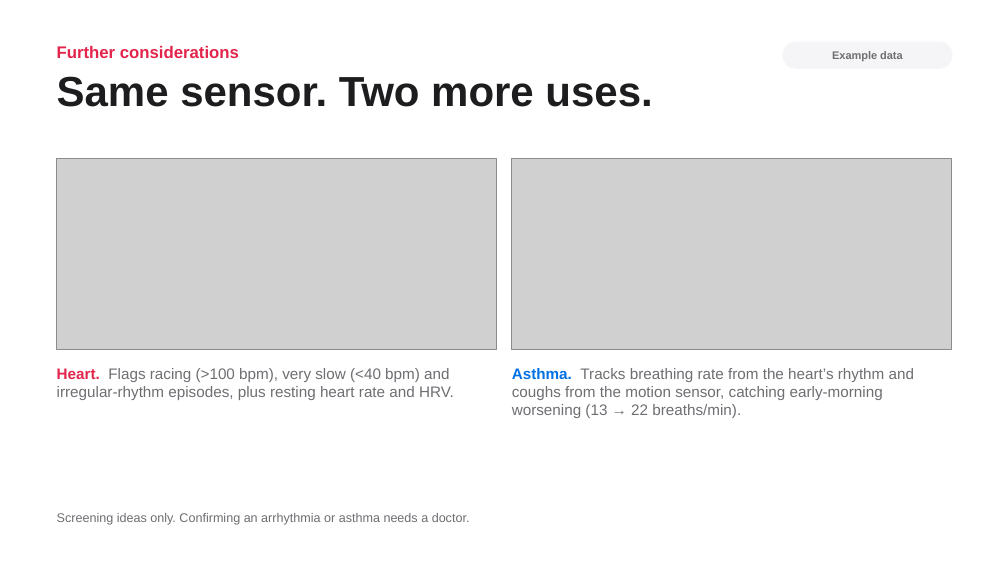
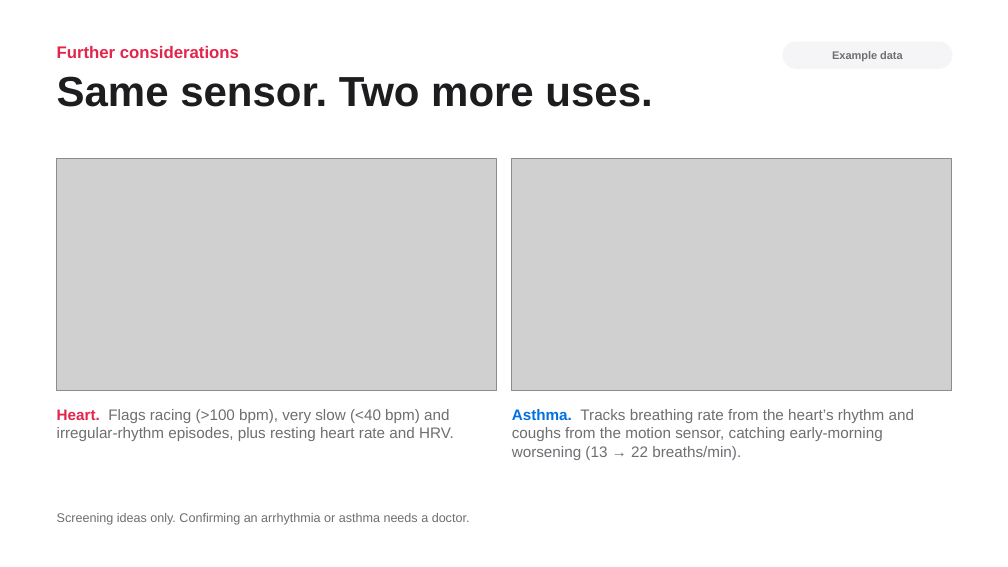
Before and after one commit to gabrielamamanestudent-wq/teetomivV2, a slide deck: slide 13 of science-fair/night-signal/Night_Signal_Presentation.pptx. Drawn at 1008x567 pixels with LibreOffice and Linux fonts; fonts in the diff are those of the drawing; grey boxes stand for pictures. Boxes give left, top, right and bottom in pixels: in the first picture for what was removed or moved away, otherwise in the second. Text is boxed around its words. In the diff, an @@ line names an element or a change of style, - is before the commit and + after.

```diff
--- a/science-fair/night-signal/Night_Signal_Presentation.pptx
+++ b/science-fair/night-signal/Night_Signal_Presentation.pptx
@@ picture: place and size @@
-picture at (57, 159, 496, 349)
+picture at (57, 159, 496, 390)
@@ picture: place and size @@
-picture at (512, 159, 951, 349)
+picture at (512, 159, 951, 390)
@@ text "Heart. Flags racing (>100 bpm), ...": place and size @@
-text "Heart. Flags racing (>100 bpm), ..." at (57, 368, 454, 400)
+text "Heart. Flags racing (>100 bpm), ..." at (57, 409, 454, 441)
@@ text "Asthma. Tracks breathing rate from ...": place and size @@
-text "Asthma. Tracks breathing rate from ..." at (512, 368, 914, 418)
+text "Asthma. Tracks breathing rate from ..." at (512, 409, 914, 460)
```
Also in this commit, not shown: 2 other slides changed, 18 other files.
